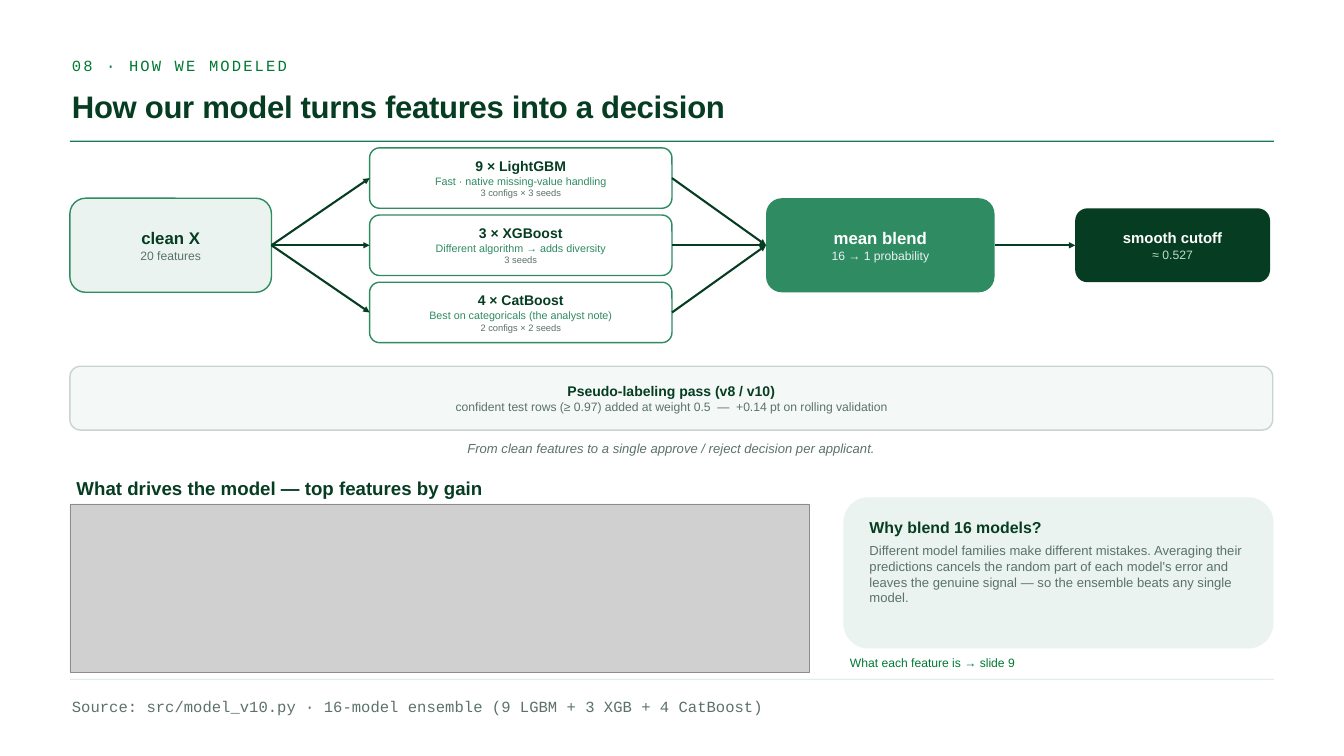
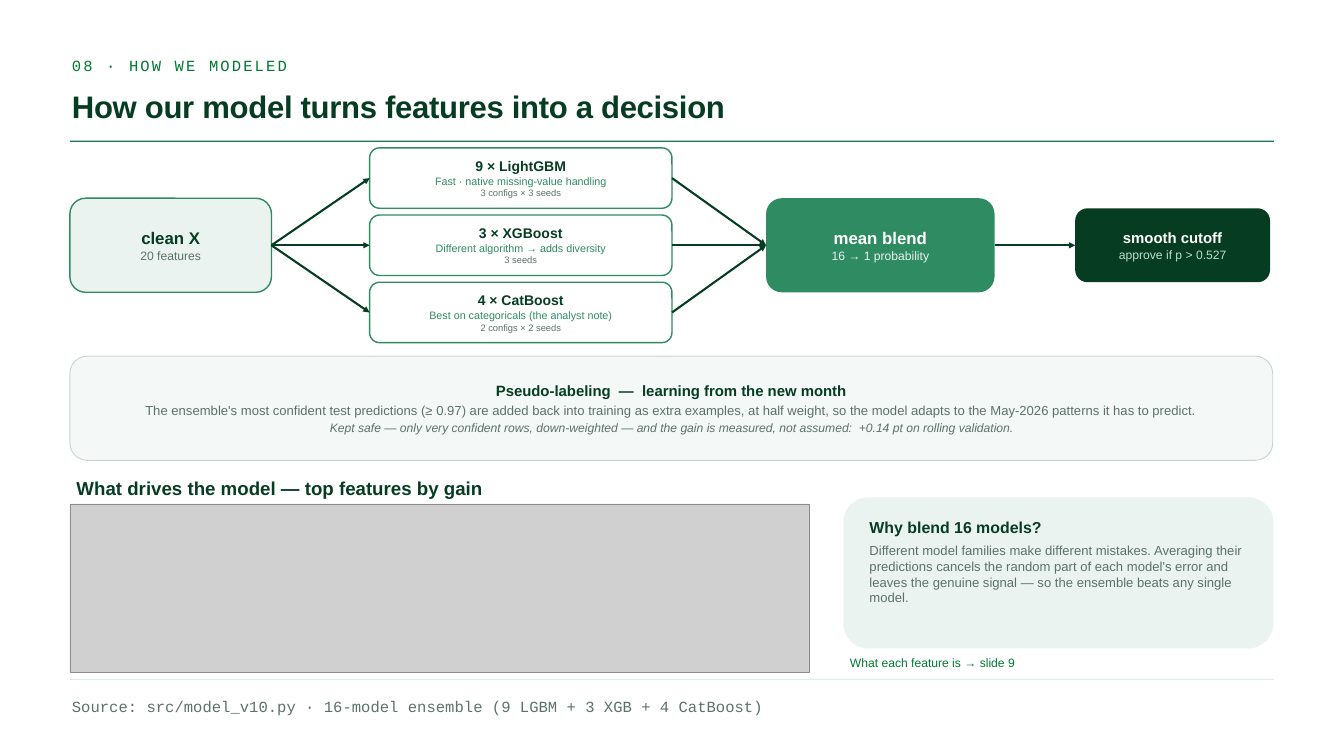
Before and after one commit to GianlucaBave/final-data-finance, a slide deck: slide 8 of presentation/Consulting_Finance_ML_Slides.pptx. Drawn at 1344x756 pixels with LibreOffice and Linux fonts; fonts in the diff are those of the drawing; grey boxes stand for pictures. Boxes give left, top, right and bottom in pixels: in the first picture for what was removed or moved away, otherwise in the second. Text is boxed around its words. In the diff, an @@ line names an element or a change of style, - is before the commit and + after.

```diff
--- a/presentation/Consulting_Finance_ML_Slides.pptx
+++ b/presentation/Consulting_Finance_ML_Slides.pptx
@@ text in rounded rectangle at (x1=1119, y1=250, x2=1226, y2=262): text changed @@
-≈ 0.527
+approve if p > 0.527
@@ rounded rectangle "Pseudo-labeling — learning from the ..." resized from (x1=70, y1=366, x2=1273, y2=430) to (x1=70, y1=356, x2=1273, y2=460) @@
@@ rounded rectangle "Pseudo-labeling — learning from the ..." at (x1=70, y1=356, x2=1273, y2=460): outline #C8D4CF 1.5 pt to #C8D4CF 1 pt @@
@@ text in rounded rectangle at (x1=145, y1=385, x2=1195, y2=435): text changed; size 13 to 14 pt @@
-Pseudo-labeling pass (v8 / v10)
-confident test rows (≥ 0.97) added at weight 0.5 — +0.14 pt on rolling validation
+Pseudo-labeling — learning from the new month
+The ensemble's most confident test predictions (≥ 0.97) are added back into training as extra examples, at half weight, so the model adapts to the May-2026 patterns it has to predict.
+Kept safe — only very confident rows, down-weighted — and the gain is measured, not assumed: +0.14 pt on rolling validation.
@@ text removed at (x1=467, y1=443, x2=875, y2=456) @@
-From clean features to a single approve / reject decision per applicant.
```
